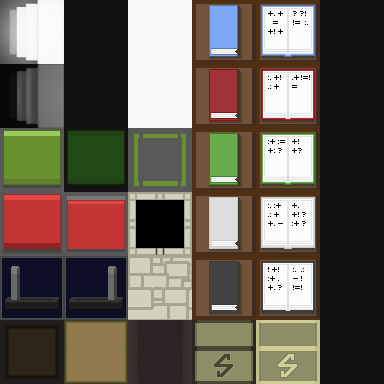
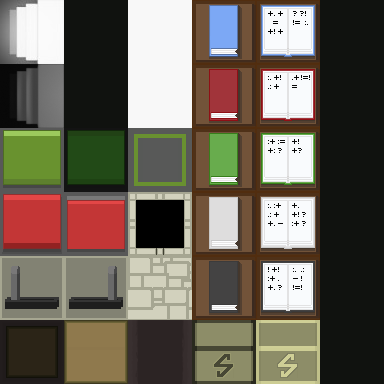
Two versions of the same layered image (384 × 384). Layer-by-layer changes:
painted on "off #1" over [69, 304, 124, 311]
painted on "on #1" over [5, 304, 60, 311]
painted on "back" over [0, 256, 128, 320]
painted on "Фон" over [138, 134, 182, 186]
